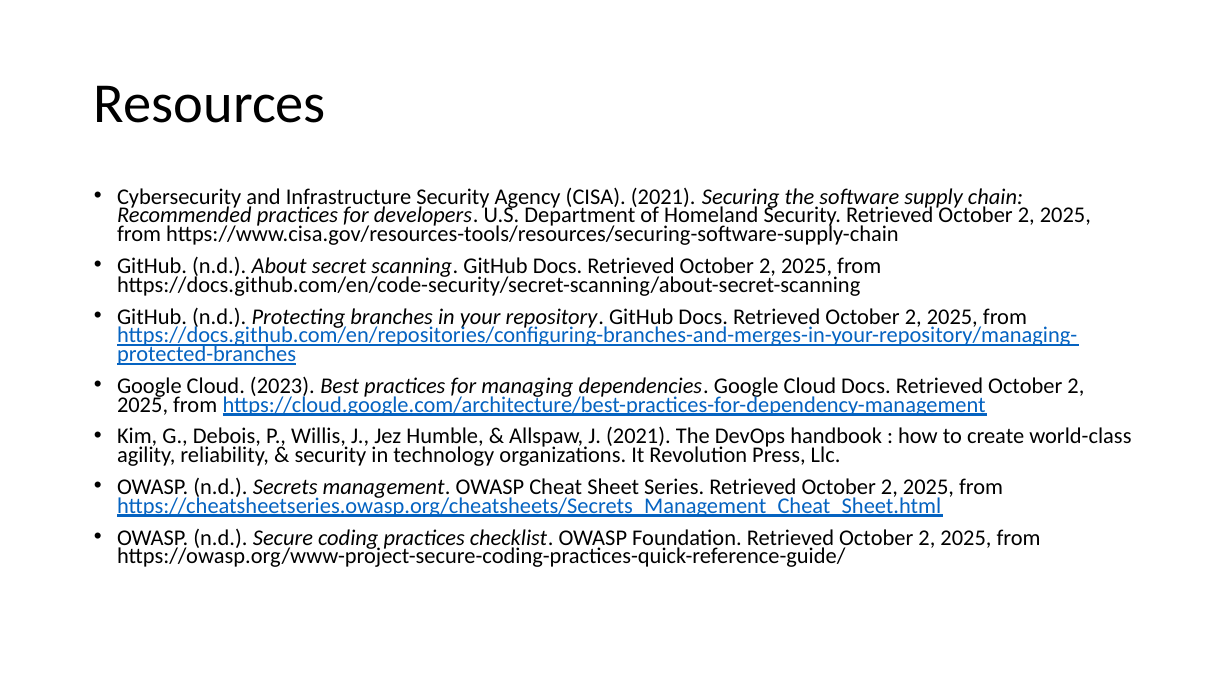
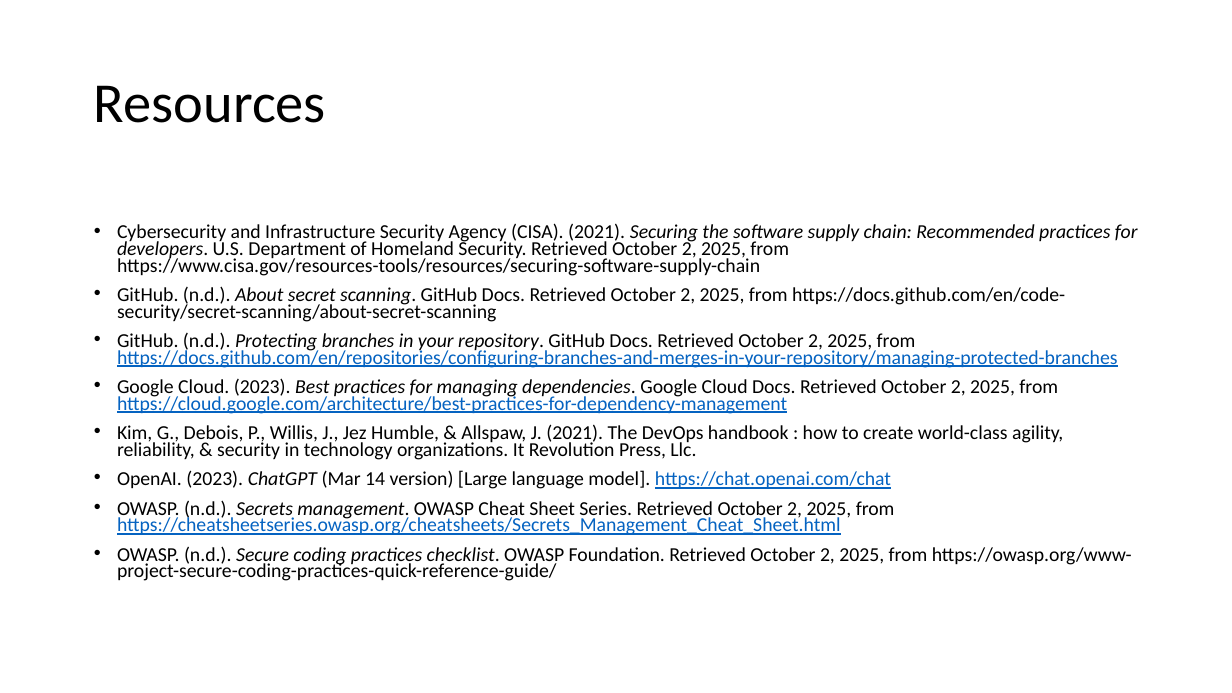
Before and after one commit to D-Faison/csd-380, a slide deck: slide 9 of module-11/Faison_11_SecuirtyControls.pptx (slide 4 before the commit). Drawn at 1232x693 pixels with LibreOffice and Linux fonts; fonts in the diff are those of the drawing. Boxes give left, top, right and bottom in pixels: in the first picture for what was removed or moved away, otherwise in the second. Text is boxed around its words. In the diff, an @@ line names an element or a change of style, - is before the commit and + after.

```diff
--- a/module-11/Faison_11_SecuirtyControls.pptx
+++ b/module-11/Faison_11_SecuirtyControls.pptx
@@ text at box(117, 223, 1138, 581): size 17.5 to 15.4 pt @@
@@ text at box(117, 470, 891, 489): paragraph added @@
+• OpenAI. (2023). ChatGPT (Mar 14 version) [Large language model]. https://chat.openai.com/chat
```
Also in this commit, not shown: 1 other slide changed, 6 slides added, 1 slide removed.
